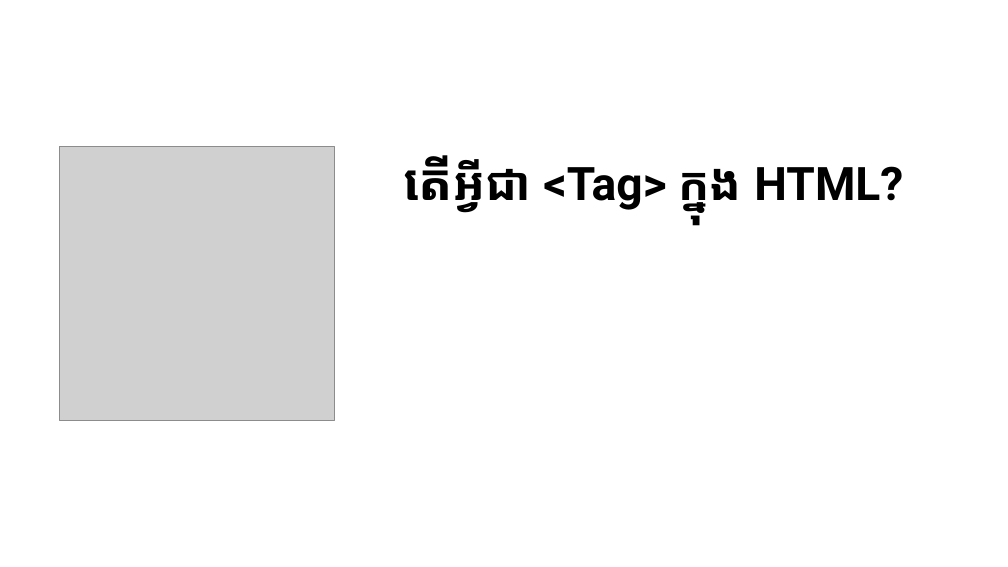
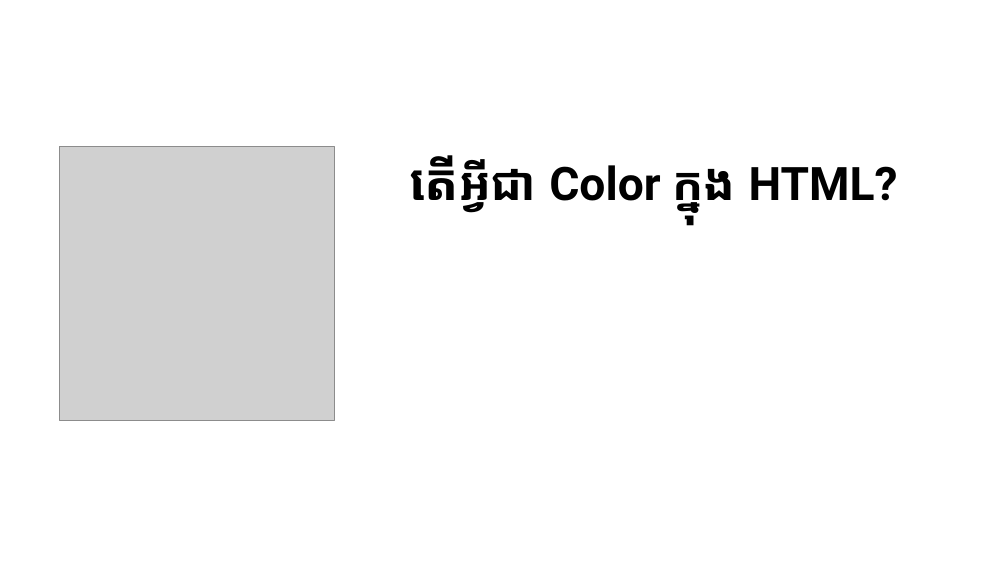
Before and after one commit to LykheangPeng/KHWebDesign101, a slide deck: slide 18 of Slide/Web Design 2.pptx (slide 7 before the commit). Drawn at 1008x567 pixels with LibreOffice and Linux fonts; fonts in the diff are those of the drawing; grey boxes stand for pictures. Boxes give left, top, right and bottom in pixels: in the first picture for what was removed or moved away, otherwise in the second. Text is boxed around its words. In the diff, an @@ line names an element or a change of style, - is before the commit and + after.

```diff
--- a/Slide/Web Design 2.pptx
+++ b/Slide/Web Design 2.pptx
@@ text at (409,155,898,212): text changed @@
-តើអ្វីជា <Tag> ក្នុង HTML?
+តើអ្វីជា Color ក្នុង HTML?
```
Also in this commit, not shown: 5 other slides changed, 13 slides added, 4 other files.
